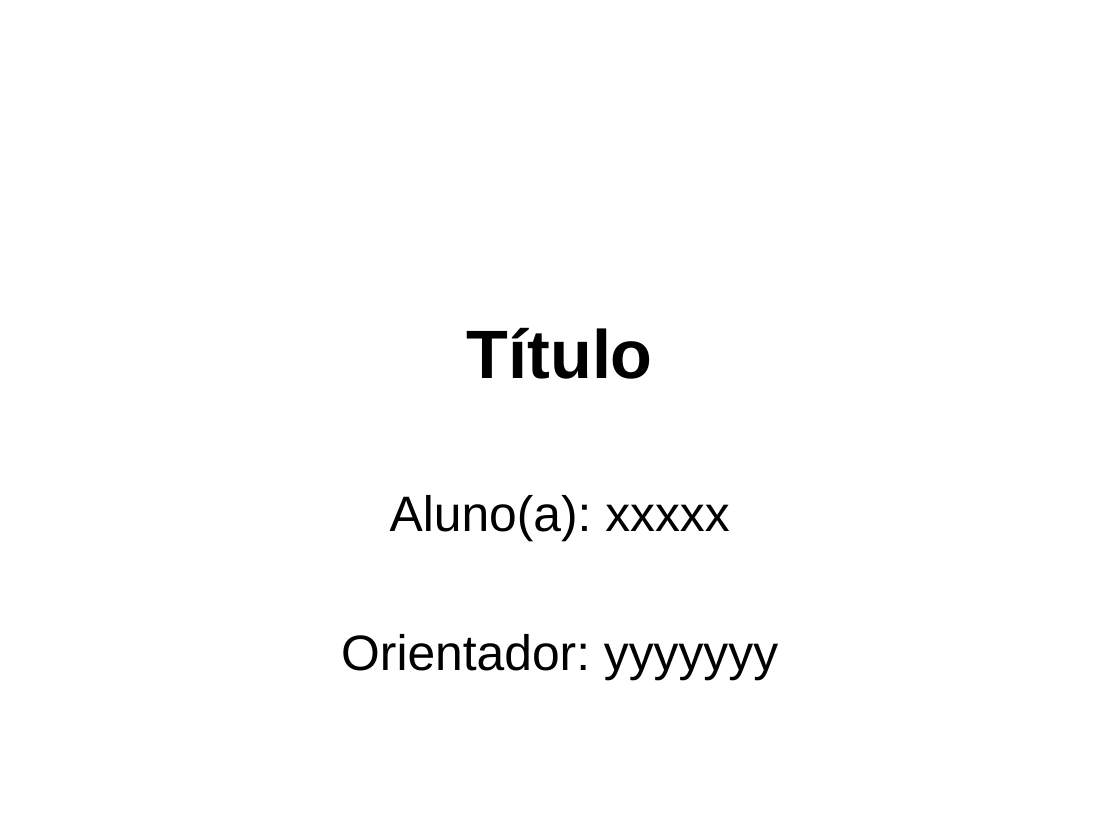
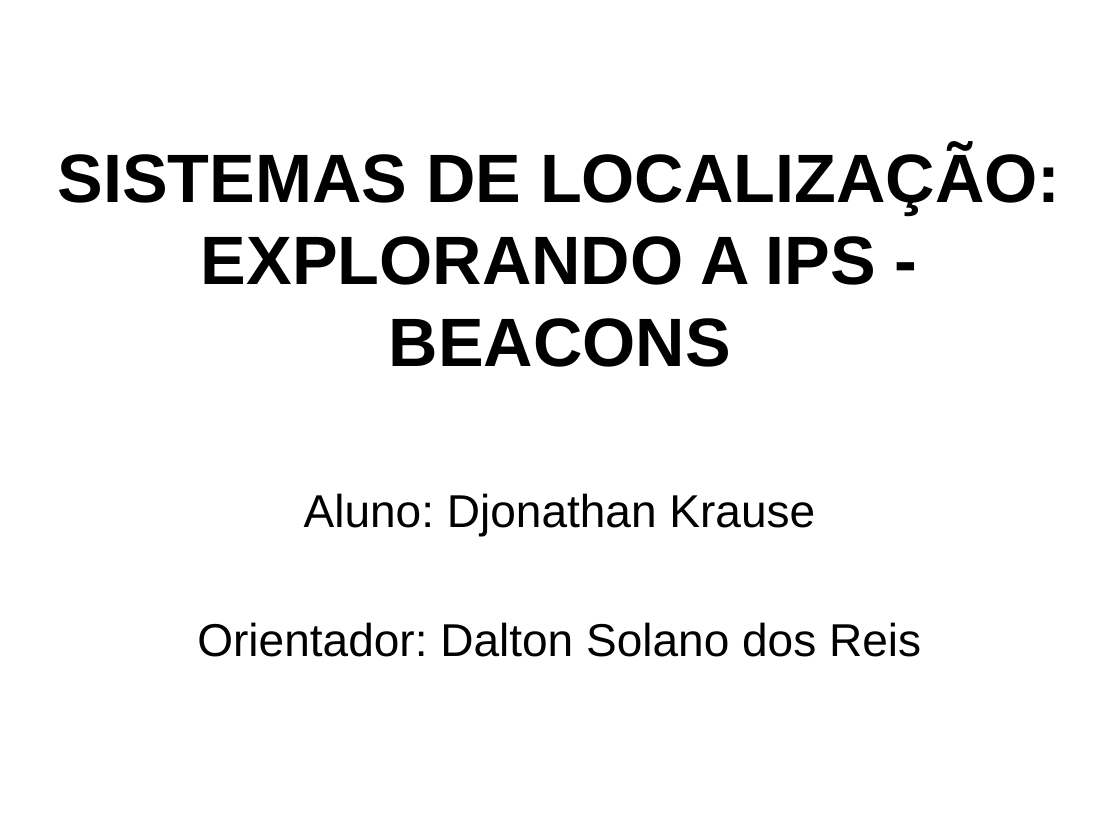
Before and after one commit to dalton-reis/tcc_bcc_2018_2_drkrause_DjonathanRafaelKrause, a slide deck: slide 1 of Textos/ApresentacaoTCC-DjonathanKrause.pptx. Drawn at 1120x840 pixels with LibreOffice and Linux fonts; fonts in the diff are those of the drawing; background and template pictures are left out. Boxes give left, top, right and bottom in pixels: in the first picture for what was removed or moved away, otherwise in the second. Text is boxed around its words. In the diff, an @@ line names an element or a change of style, - is before the commit and + after.

```diff
--- a/Textos/ApresentacaoTCC-DjonathanKrause.pptx
+++ b/Textos/ApresentacaoTCC-DjonathanKrause.pptx
@@ title at bbox=[58, 147, 1060, 367]: text changed @@
-Título
+SISTEMAS DE LOCALIZAÇÃO: EXPLORANDO A IPS - BEACONS
@@ subtitle at bbox=[197, 493, 921, 657]: text changed; size 32 to 29.6 pt @@
-Aluno(a): xxxxx
-Orientador: yyyyyyy
+Aluno: Djonathan Krause
+Orientador: Dalton Solano dos Reis
```
Also in this commit, not shown: 4 other slides changed, 9 slides added, 4 slides removed, 4 other files.
